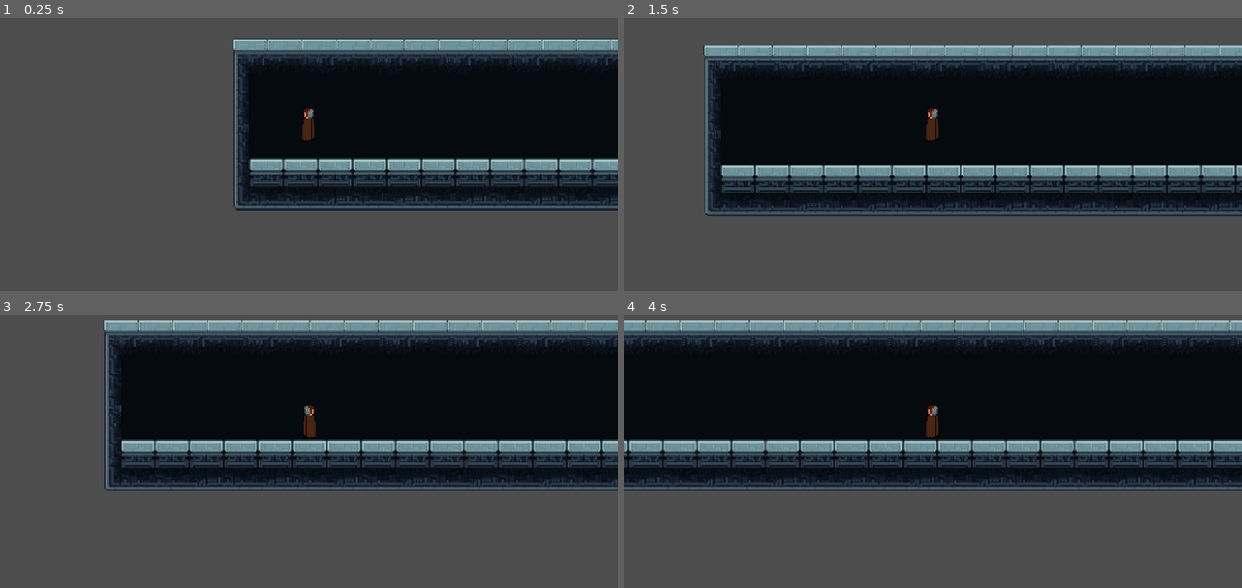
Above: before the commit, frames 1-4 (two rows, left to right).
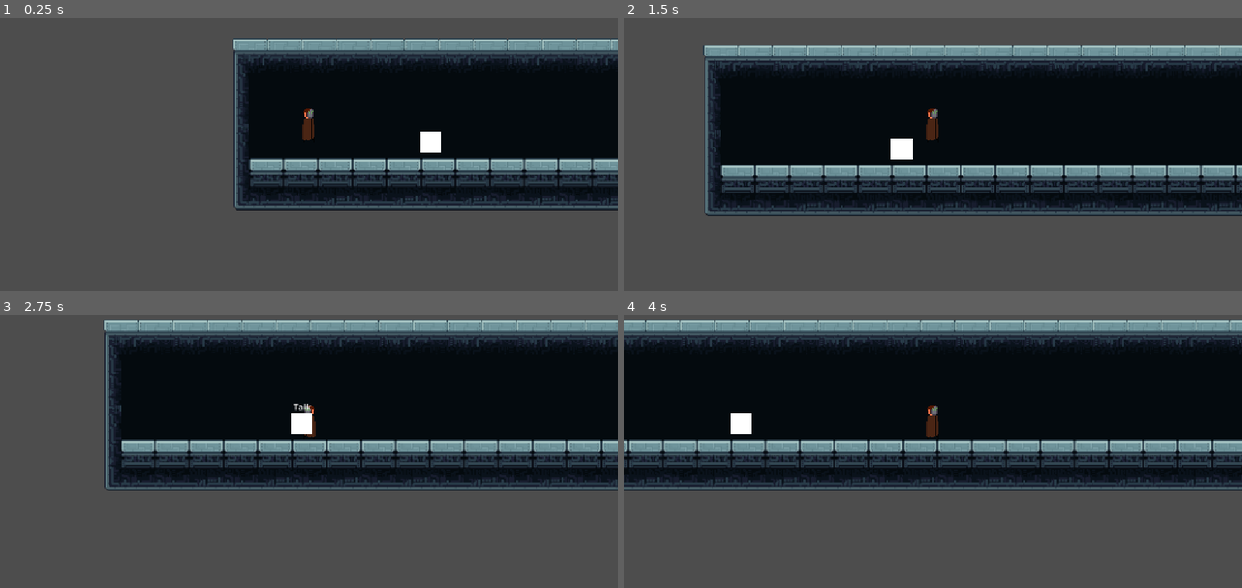
Above: after the commit, the same moments.

Repository: jacksonhanna/rogue-space
Game: Godot game, scene res://level_scenes/station.tscn
Two runs of this game, one before a commit and one after it. Both use one fixed random seed, a clock stepped at 60 frames per second and the inputs below. This scene is started directly instead of the project's main scene.
Inputs (mouse positions are in pixels of both pictures, inside the frame that each line leads up to):
- Up to frame 1 (0.25 s): no input
- Up to frame 2 (1.5 s): move the mouse to (1068, 108) at 0.52 s; press the mouse at (1068, 108) at 0.53 s; hold Right (move_right) from 0.53 s (still down); tap Up (jump) at 0.77 s; tap Middle mouse button (interact, bound only after the commit) at 0.8, 1.35 s; move the mouse to (809, 143) at 1.27 s; release the mouse at (809, 143) at 1.28 s
- Up to frame 3 (2.75 s): tap Up (jump) at 1.52 s; click (185, 440) at 1.55 s; move the mouse to (370, 345) at 2.02 s; release Right (move_right) at 2.03 s; press the mouse at (370, 345) at 2.03 s; hold Left (move_left) from 2.03 s (still down); tap Middle mouse button (interact, bound only after the commit) at 2.3 s
- Up to frame 4 (4 s): move the mouse to (902, 492) at 2.77 s; release Left (move_left) at 2.78 s; release the mouse at (902, 492) at 2.78 s; hold Right (move_right) from 2.78 s (still down); right-click (902, 492) at 2.85 s; tap Up (jump) at 3.02, 3.77 s; click (902, 492) at 3.05 s; move the mouse to (1118, 473) at 3.52 s; tap Middle mouse button (interact, bound only after the commit) at 3.6 s

The runs differ from the first frame. In frame 1, 0.3% of the frame differs, in the area x 68-72%, y 41-50%; in frame 2, 0.3%; in frame 3, 0.3%, in the area x 47-51%, y 32-44%; in frame 4, 0.3%.

Commit message:
add NPC dialogue

Diff:
--- a/character_scenes/npc.tscn
+++ b/character_scenes/npc.tscn
@@ -1,9 +1,12 @@
 [gd_scene format=3 uid="uid://bj0w1wib48v8e"]
+
+[ext_resource type="Script" uid="uid://8bgnevh6wqo" path="res://scripts/npc.gd" id="1_npc"]
 
 [sub_resource type="RectangleShape2D" id="RectangleShape2D_adyyn"]
 size = Vector2(66, 58)
 
 [node name="NPC" type="Node2D" unique_id=807064879]
+script = ExtResource("1_npc")
 
 [node name="ColorRect" type="ColorRect" parent="." unique_id=1191046030]
 anchors_preset = 8
@@ -24,6 +27,7 @@
 shape = SubResource("RectangleShape2D_adyyn")
 
 [node name="Label" type="Label" parent="." unique_id=927274875]
+visible = false
 anchors_preset = 7
 anchor_left = 0.5
 anchor_top = 1.0
@@ -35,4 +39,5 @@
 offset_bottom = -20.0
 grow_horizontal = 2
 grow_vertical = 0
+text = "Talk"
 horizontal_alignment = 1
--- a/character_scenes/sawtooth_rifle.tscn
+++ b/character_scenes/sawtooth_rifle.tscn
@@ -132,7 +132,7 @@
 
 [node name="AnimatedSprite2D" type="AnimatedSprite2D" parent="." unique_id=1122125852]
 sprite_frames = SubResource("SpriteFrames_g36yv")
-animation = &"idle"
+animation = &"reload"
 
 [node name="Muzzle" type="Marker2D" parent="." unique_id=586243967]
 position = Vector2(21, -1)
--- a/level_scenes/sandbox.tscn
+++ b/level_scenes/sandbox.tscn
@@ -28,7 +28,7 @@
 grow_horizontal = 2
 grow_vertical = 2
 
-[node name="Renegade" parent="." unique_id=587196691 groups=["player"] instance=ExtResource("1_u7w5u")]
+[node name="Renegade" parent="." unique_id=587196691 instance=ExtResource("1_u7w5u")]
 position = Vector2(519, 134)
 
 [node name="enemy" parent="." unique_id=257579920 instance=ExtResource("2_vfsxs")]
--- a/level_scenes/station.tscn
+++ b/level_scenes/station.tscn
@@ -3,6 +3,7 @@
 [ext_resource type="Texture2D" uid="uid://baqown5kgbh7i" path="res://assets/levels/station-tileset.png" id="1_4gls7"]
 [ext_resource type="PackedScene" uid="uid://blxsn1rnwvt88" path="res://character_scenes/renegade.tscn" id="2_4gls7"]
 [ext_resource type="PackedScene" uid="uid://btxb80m4e6pa5" path="res://camera.tscn" id="3_c04iq"]
+[ext_resource type="PackedScene" uid="uid://bj0w1wib48v8e" path="res://character_scenes/npc.tscn" id="4_qkk13"]
 
 [sub_resource type="TileSetAtlasSource" id="TileSetAtlasSource_qkk13"]
 texture = ExtResource("1_4gls7")
@@ -224,3 +225,6 @@
 current_state = 1
 
 [node name="Camera" parent="." unique_id=753456286 instance=ExtResource("3_c04iq")]
+
+[node name="NPC" parent="." unique_id=807064879 instance=ExtResource("4_qkk13")]
+position = Vector2(370, 194)
--- a/project.godot
+++ b/project.godot
@@ -14,6 +14,10 @@
 run/main_scene="uid://iqpfeb1wlwew"
 config/features=PackedStringArray("4.7", "Mobile")
 config/icon="res://icon.svg"
+
+[autoload]
+
+DialogueManager="*res://scripts/dialogue_manager.gd"
 
 [display]
 
@@ -62,6 +66,12 @@
 "events": [Object(InputEventKey,"resource_local_to_scene":false,"resource_name":"","device":-1,"window_id":0,"alt_press …(192 unchanged characters)…
 ]
 }
+interact={
+"deadzone": 0.2,
+"events": [Object(InputEventMouseButton,"resource_local_to_scene":false,"resource_name":"","device":-1,"window_id":0,"alt_pressed":false,"shift_pressed":false,"ctrl_pressed":false,"meta_pressed":false,"button_mask":4,"position":Vector2(136, 27),"global_position":Vector2(148, 87),"factor":1.0,"button_index":3,"canceled":false,"pressed":true,"double_click":false,"script":null)
+, Object(InputEventKey,"resource_local_to_scene":false,"resource_name":"","device":-1,"window_id":0,"alt_pressed":false,"shift_pressed":false,"ctrl_pressed":false,"meta_pressed":false,"pressed":false,"keycode":0,"physical_keycode":70,"key_label":0,"unicode":102,"location":0,"echo":false,"script":null)
+]
+}
 
 [physics]
 
--- /dev/null
+++ b/scripts/dialogue_manager.gd
@@ -0,0 +1,106 @@
+extends Node
+
+var _dialogue_layer: CanvasLayer
+var _dialogue_panel: PanelContainer
+var _speaker_label: Label
+var _dialogue_label: Label
+var _continue_label: Label
+var _lines: Array[String] = []
+var _line_index: int = 0
+var _active: bool = false
+
+func _ready() -> void:
+	process_mode = Node.PROCESS_MODE_ALWAYS
+	_create_dialogue_ui()
+
+func _unhandled_input(event: InputEvent) -> void:
+	if _active and event.is_action_pressed("shoot"):
+		_advance_dialogue()
+		get_viewport().set_input_as_handled()
+
+func is_active() -> bool:
+	return _active
+
+func start_dialogue(lines: Array[String], speaker: String) -> bool:
+	if _active:
+		return false
+	if lines.is_empty():
+		push_warning("Cannot start dialogue without any lines.")
+		return false
+
+	_lines = lines.duplicate()
+	_line_index = 0
+	_active = true
+	_speaker_label.text = speaker
+	_show_current_line()
+	_dialogue_panel.show()
+	get_tree().paused = true
+	return true
+
+func _advance_dialogue() -> void:
+	_line_index += 1
+	if _line_index >= _lines.size():
+		_end_dialogue()
+		return
+	_show_current_line()
+
+func _show_current_line() -> void:
+	_dialogue_label.text = _lines[_line_index]
+
+func _end_dialogue() -> void:
+	_active = false
+	_lines.clear()
+	_dialogue_panel.hide()
+	get_tree().paused = false
+
+func _create_dialogue_ui() -> void:
+	_dialogue_layer = CanvasLayer.new()
+	_dialogue_layer.layer = 10
+	_dialogue_layer.process_mode = Node.PROCESS_MODE_ALWAYS
+	add_child(_dialogue_layer)
+
+	_dialogue_panel = PanelContainer.new()
+	_dialogue_panel.anchor_left = 0.06
+	_dialogue_panel.anchor_right = 0.94
+	_dialogue_panel.anchor_top = 0.70
+	_dialogue_panel.anchor_bottom = 0.96
+	_dialogue_panel.offset_left = 0
+	_dialogue_panel.offset_top = 0
+	_dialogue_panel.offset_right = 0
+	_dialogue_panel.offset_bottom = 0
+	_dialogue_panel.custom_minimum_size = Vector2(0, 130)
+	_dialogue_panel.hide()
+	_dialogue_layer.add_child(_dialogue_panel)
+
+	var panel_style := StyleBoxFlat.new()
+	panel_style.bg_color = Color(0.035, 0.045, 0.075, 0.96)
+	panel_style.border_color = Color(0.65, 0.78, 0.92, 1)
+	panel_style.set_border_width_all(2)
+	panel_style.set_corner_radius_all(8)
+	panel_style.content_margin_left = 18
+	panel_style.content_margin_top = 12
+	panel_style.content_margin_right = 18
+	panel_style.content_margin_bottom = 10
+	_dialogue_panel.add_theme_stylebox_override("panel", panel_style)
+
+	var layout := VBoxContainer.new()
+	layout.add_theme_constant_override("separation", 6)
+	_dialogue_panel.add_child(layout)
+
+	_speaker_label = Label.new()
+	_speaker_label.add_theme_font_size_override("font_size", 18)
+	_speaker_label.add_theme_color_override("font_color", Color(0.65, 0.84, 1))
+	layout.add_child(_speaker_label)
+
+	_dialogue_label = Label.new()
+	_dialogue_label.autowrap_mode = TextServer.AUTOWRAP_WORD_SMART
+	_dialogue_label.size_flags_vertical = Control.SIZE_EXPAND_FILL
+	_dialogue_label.add_theme_font_size_override("font_size", 20)
+	layout.add_child(_dialogue_label)
+
+	_continue_label = Label.new()
+	_continue_label.text = "F / Middle Mouse: Continue"
+	_continue_label.horizontal_alignment = HORIZONTAL_ALIGNMENT_RIGHT
+	_continue_label.add_theme_font_size_override("font_size", 14)
+	_continue_label.add_theme_color_override("font_color", Color(0.72, 0.76, 0.82))
+	layout.add_child(_continue_label)
--- /dev/null
+++ b/scripts/npc.gd
@@ -0,0 +1,31 @@
+extends Node2D
+
+@export var speaker_name: String = "Station Resident"
+@export var dialogue_lines: Array[String] = [
+	"Welcome to the station.",
+	"Stay alert out there."
+]
+
+@onready var interaction_prompt: Label = $Label
+
+var player_in_range: bool = false
+
+func _ready() -> void:
+	interaction_prompt.text = "Talk"
+	interaction_prompt.hide()
+	$Area2D.body_entered.connect(_on_area_body_entered)
+	$Area2D.body_exited.connect(_on_area_body_exited)
+
+func _process(_delta: float) -> void:
+	if player_in_range and Input.is_action_just_pressed("interact") and not DialogueManager.is_active():
+		DialogueManager.start_dialogue(dialogue_lines, speaker_name)
+
+func _on_area_body_entered(body: Node2D) -> void:
+	if body.is_in_group("player"):
+		player_in_range = true
+		interaction_prompt.show()
+
+func _on_area_body_exited(body: Node2D) -> void:
+	if body.is_in_group("player"):
+		player_in_range = false
+		interaction_prompt.hide()
--- a/scripts/projectile.gd
+++ b/scripts/projectile.gd
@@ -2,6 +2,9 @@
 
 @export var damage: int
 @export var speed: int
+
+func _ready():
+	$Area2D.body_entered.connect(_on_area_body_entered)
 
 func _process(delta):
 	for bullet in get_children():
@@ -9,7 +12,7 @@
 		bullet.position.y += delta * speed * sin(bullet.rotation)
 
 
-func _on_area_2d_body_entered(body):
+func _on_area_body_entered(body):
 	if body.is_in_group("enemy"):
 		body.damage(damage)
 	queue_free()
Not shown, added: scripts/dialogue_manager.gd.uid
Not shown, added: scripts/npc.gd.uid
